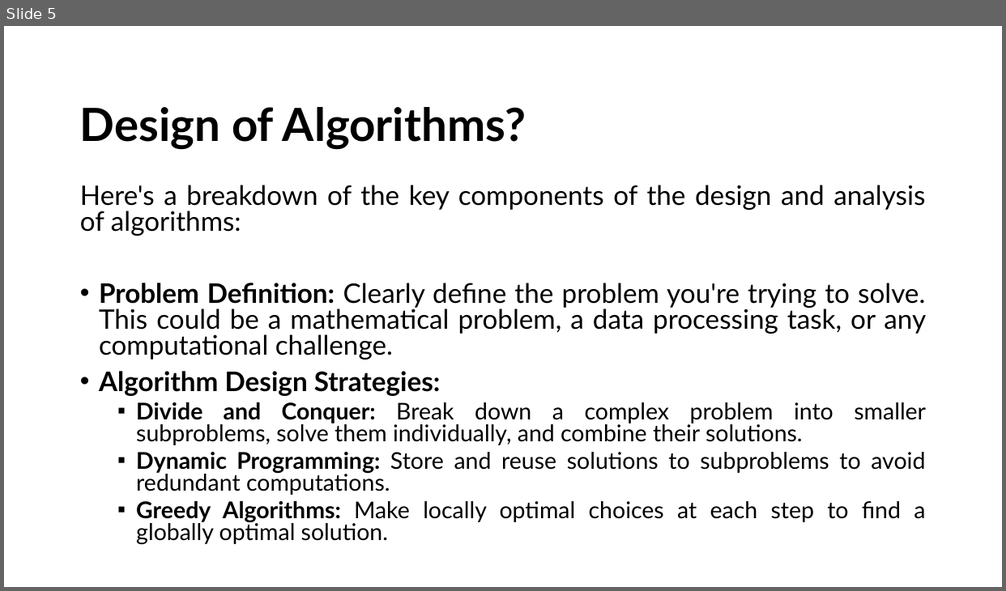
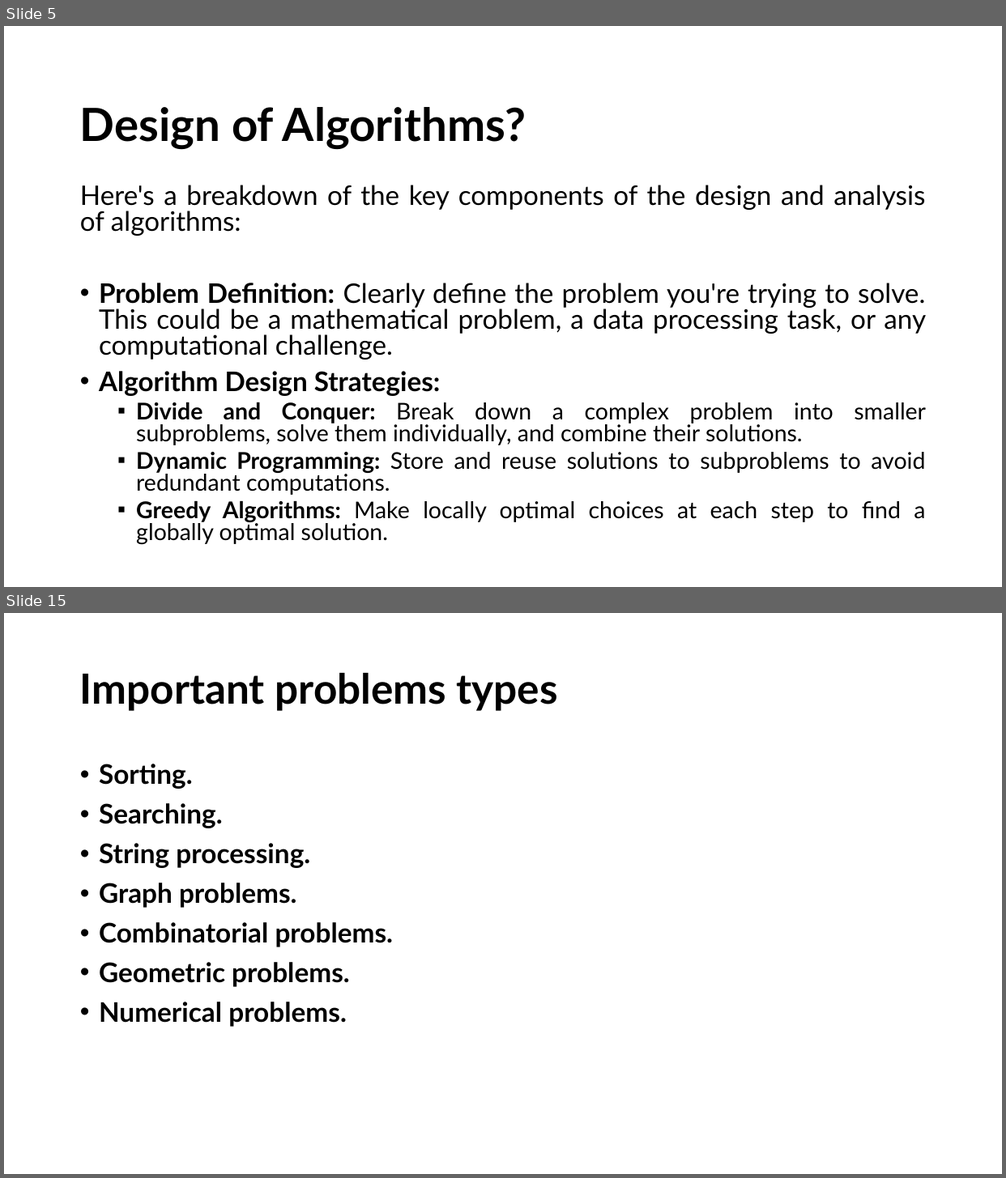
Before and after one commit to alaminbhuyan/DSA-In-Python, a slide deck: Design & Analysis Of Algorithm PDF/DAA.pptx. Shown one above the other, each under a label of ours: slide 5 before the commit, slides 5 and 15 after it; the slides between them are not shown. The pictures are 1006x591 and 1006x1178 pixels, drawn with LibreOffice and Linux fonts; fonts in the diff are those of the drawing. Boxes give left, top, right and bottom in pixels: in the first picture for what was removed or moved away, otherwise in the second. Text is boxed around its words. In the diff, an @@ line names an element or a change of style, - is before the commit and + after.

```diff
--- a/Design & Analysis Of Algorithm PDF/DAA.pptx
+++ b/Design & Analysis Of Algorithm PDF/DAA.pptx
@@ slide 15 added at (x1=4, y1=613, x2=1002, y2=1174), background #FFFFFF @@
@@ title added at (x1=80, y1=673, x2=558, y2=711), 40 pt, text #000000, bold @@
+Important problems types
@@ text added at (x1=99, y1=764, x2=394, y2=1027), 26 pt, text #000000, bold @@
+• Sorting.
+• Searching.
+• String processing.
+• Graph problems.
+• Combinatorial problems.
+• Geometric problems.
+• Numerical problems.
```
Also in this commit, not shown: 2 slides changed, 9 other slides added, 1 slide removed.
